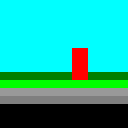
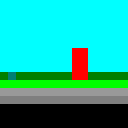
Layer changes from the first 128×128 image to the second:
painted on "Arrière-plan" over [8, 72, 16, 80]
